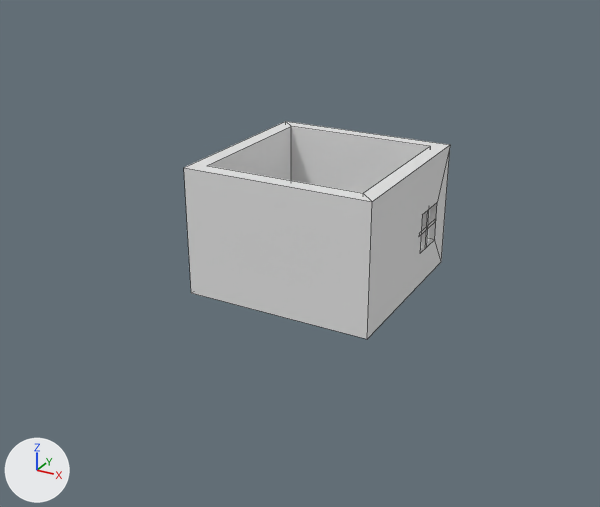
What one commit did to the Blender file Comp3016OpenGL/Models/Shop.blend.
Rendered twice from a camera (50 mm lens) standing at (17.2, -33.5, 14.6) and looking at (-0.5, -1.3, -1.5). Arrows for +X, +Y and +Z are at lower left; the lights stay in place. Mesh edges are drawn as thin lines.
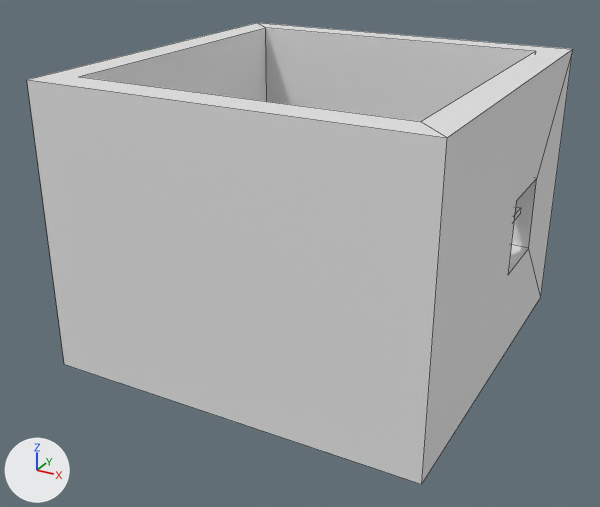
ob_cube_002 is not drawn itself; it is used by a modifier of ob_cube.

Pixel boxes (x1, y1, x2, y2) of what changed, in the pictures (600 x 507 px):
'Cube', moved, rescaled (105% wider, 111% taller): before (184, 121, 450, 339); after (27, 23, 573, 484)
'Cube.004', moved: before (421, 218, 434, 234); after (514, 207, 521, 221)

Diff of the bpy script that builds the scene:
```diff
--- a/Comp3016OpenGL/Models/Shop.blend.py
+++ b/Comp3016OpenGL/Models/Shop.blend.py
@@ ob_cube @@
 ob_cube = bpy.data.objects.new('Cube', me_cube_001)
-ob_cube.location = (0.0, 0.0, 0.0)
-ob_cube.scale = (4.62, 4.62, 3.14)
+ob_cube.location = (0.0, 0.0, 0.69)
+ob_cube.scale = (9.01, 9.01, 6.76)
 _m = ob_cube.modifiers.new('Boolean', 'BOOLEAN')
@@ ob_cube_002 @@
 ob_cube_002 = bpy.data.objects.new('Cube.002', me_cube_003)
-ob_cube_002.location = (4.263, 2.295, -0.414)
-ob_cube_002.scale = (0.444, 1.0, 1.0)
+ob_cube_002.location = (7.925, 2.704, 0.371)
+ob_cube_002.scale = (1.27, 1.78, 1.78)
 ob_cube_002.hide_set(True)
@@ ob_cube_004 @@
 ob_cube_004 = bpy.data.objects.new('Cube.004', me_cube_005)
-ob_cube_004.location = (4.3, 2.33, -0.43)
+ob_cube_004.location = (8.24, 2.68, 0.4)
 ob_cube_004.rotation_euler = (-1.569, 0.0, 0.0)  # degrees (-90, 0, 0)
```
